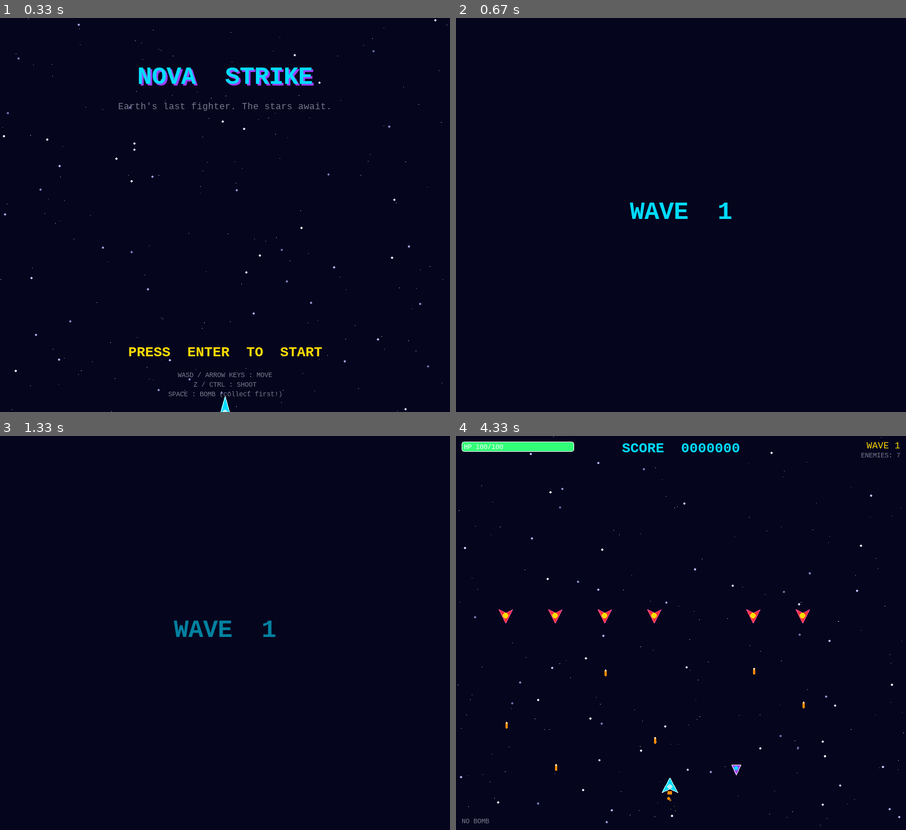
Above: before the commit, frames 1-4 (two rows, left to right).
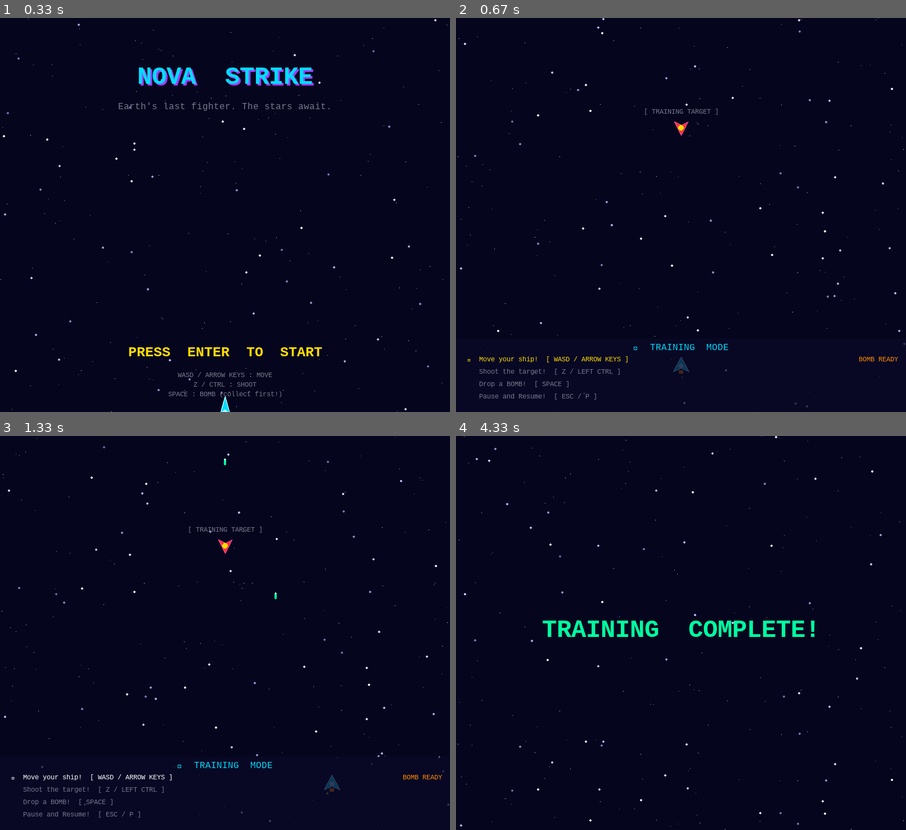
Above: after the commit, the same moments.

Repository: Nolwazee/Nova-Strike-2D-Pygame
Game: pygame game, started from game.py
Two runs of this game, one before a commit and one after it. Both use one fixed random seed, a clock stepped at 60 frames per second and the inputs below.
Inputs:
- Up to frame 1 (0.33 s): no input
- Up to frame 2 (0.67 s): tap Enter at 0.33 s
- Up to frame 3 (1.33 s): hold Z 0.67-1.13 s; hold Right 0.67-1.13 s; hold Right from 1.17 s (still down)
- Up to frame 4 (4.33 s): release Right at 1.63 s; hold Up 1.67-1.97 s; hold Right 2-2.47 s; hold Left 2.5-3.03 s; hold Down 3.07-3.37 s; tap Space at 3.4 s; tap P at 3.73 s; tap R at 4.07 s

Frame 1 is identical in both runs. In frame 2, 1.3% of the frame differs, in the area x 0-100%, y 0-100%; in frame 3, 1.3%; in frame 4, 3.0%.

Commit message:
Add tutorial stage, Star Wars story crawl, boss phase system, mandatory wave clearance

Diff:
--- a/game.py
+++ b/game.py
@@ -396,6 +396,10 @@
         self.dir = 1  # for boss side movement
         self.entry_y = -self.h  # start off-screen
         self.entered = False
+        # Boss phase system
+        self.boss_phase = 0      # 0, 1, 2
+        self.boss_shot_count = 0 # shots fired in current phase
+        self.boss_angle = 0      # for circular movement
 
     def rect(self):
         return pygame.Rect(int(self.x), int(self.y), self.w, self.h)
@@ -420,10 +424,22 @@
         elif self.etype == "boss":
             self.move_timer += 1
             self.y = min(self.y + 0.5, 60)
-            # Hover side to side
-            self.x += self.speed * self.dir
-            if self.x < 0 or self.x > W - self.w:
-                self.dir *= -1
+            if self.boss_phase == 0:
+                # Phase 1: slow horizontal hover
+                self.x += self.speed * self.dir
+                if self.x < 0 or self.x > W - self.w:
+                    self.dir *= -1
+            elif self.boss_phase == 1:
+                # Phase 2: fast diagonal zigzag
+                self.x += self.speed * 2.5 * self.dir
+                if self.x < 0 or self.x > W - self.w:
+                    self.dir *= -1
+                    self.y = min(self.y + 8, 120)
+            elif self.boss_phase == 2:
+                # Phase 3: circular figure-8 hover
+                self.boss_angle += 0.03
+                self.x = W // 2 - self.w // 2 + math.sin(self.boss_angle) * 200
+                self.y = 60 + math.sin(self.boss_angle * 2) * 30
 
         # Shooting
         self.shoot_timer -= 1
@@ -432,12 +448,38 @@
             cx = int(self.x + self.w // 2)
             cy = int(self.y + self.h)
             if self.etype == "boss":
-                # 3-way shot
-                for angle in [-20, 0, 20]:
-                    rad = math.radians(90 + angle)
-                    vx = math.cos(rad) * self.bullet_spd
-                    vy = math.sin(rad) * self.bullet_spd
-                    bullets.append(Bullet(cx, cy, vy, RED, "enemy", vx))
+                if self.boss_phase == 0:
+                    # Phase 1: 3-way spread
+                    for angle in [-20, 0, 20]:
+                        rad = math.radians(90 + angle)
+                        vx = math.cos(rad) * self.bullet_spd
+                        vy = math.sin(rad) * self.bullet_spd
+                        bullets.append(Bullet(cx, cy, vy, RED, "enemy", vx))
+                elif self.boss_phase == 1:
+                    # Phase 2: 5-way wide fan
+                    for angle in [-40, -20, 0, 20, 40]:
+                        rad = math.radians(90 + angle)
+                        vx = math.cos(rad) * self.bullet_spd
+                        vy = math.sin(rad) * self.bullet_spd
+                        bullets.append(Bullet(cx, cy, vy, ORANGE, "enemy", vx))
+                elif self.boss_phase == 2:
+                    # Phase 3: aimed shot at player + 2 flanking shots
+                    dx = player_x - cx
+                    dy = player_y - cy
+                    dist = max(1, math.hypot(dx, dy))
+                    vx_aim = (dx / dist) * self.bullet_spd
+                    vy_aim = (dy / dist) * self.bullet_spd
+                    bullets.append(Bullet(cx, cy, vy_aim, PURPLE, "enemy", vx_aim))
+                    # Flanking
+                    for angle_offset in [-30, 30]:
+                        rad = math.atan2(dy, dx) + math.radians(angle_offset)
+                        bullets.append(Bullet(cx, cy, math.sin(rad) * self.bullet_spd,
+                                              PINK, "enemy", math.cos(rad) * self.bullet_spd))
+                # Cycle phase after every 3 shots
+                self.boss_shot_count += 1
+                if self.boss_shot_count >= 3:
+                    self.boss_shot_count = 0
+                    self.boss_phase = (self.boss_phase + 1) % 3
             else:
                 bullets.append(Bullet(cx, cy, self.bullet_spd, ORANGE, "enemy"))
 
@@ -577,6 +619,266 @@
 
 
 # ─── SCREENS ─────────────────────────────────────────────────────────────────
+
+def story_crawl():
+    """Star Wars-style scrolling story intro for Wave 1."""
+    stars = draw_star_field(200)
+    crawl_lines = [
+        "",
+        "A long time ago, in a galaxy",
+        "under siege...",
+        "",
+        "",
+        "N O V A   S T R I K E",
+        "",
+        "",
+        "Humanity is on the brink",
+        "of extinction.",
+        "",
+        "An unstoppable alien race",
+        "known as the VOID ARMADA",
+        "has invaded Earth,",
+        "destroying cities, countries",
+        "and military defenses",
+        "worldwide.",
+        "",
+        "As Earth's final fighter pilot,",
+        "you are humanity's last hope.",
+        "",
+        "Wave after wave of enemy ships",
+        "descend from deep space.",
+        "",
+        "Your mission:",
+        "",
+        "      Survive.",
+        "      Defend Earth.",
+        "      Destroy the alien fleet.",
+        "      Defeat the invasion.",
+        "",
+        "",
+        "",
+    ]
+
+    line_h = 32
+    total_h = len(crawl_lines) * line_h
+    scroll_y = float(H)          # starts below screen
+    scroll_speed = 1.2
+    font_crawl_title = pygame.font.SysFont("consolas", 32, bold=True)
+    font_crawl = pygame.font.SysFont("consolas", 20)
+
+    # Perspective gradient mask
+    fade_surf = pygame.Surface((W, H), pygame.SRCALPHA)
+    for fy in range(H):
+        alpha = int(255 * (fy / H) ** 1.5)
+        fade_surf.fill((5, 5, 30, 255 - alpha), (0, fy, W, 1))
+
+    while True:
+        for ev in pygame.event.get():
+            if ev.type == pygame.QUIT: pygame.quit(); sys.exit()
+            if ev.type == pygame.KEYDOWN:
+                if ev.key in (pygame.K_RETURN, pygame.K_SPACE, pygame.K_ESCAPE):
+                    return
+
+        screen.fill((0, 0, 0))
+        scroll_stars(stars)
+        draw_stars(screen, stars)
+
+        # Draw crawl lines
+        for i, line in enumerate(crawl_lines):
+            y = int(scroll_y) + i * line_h
+            if y < -line_h or y > H:
+                continue
+            is_title = (line.strip() == "N O V A   S T R I K E")
+            font_use = font_crawl_title if is_title else font_crawl
+            col = CYAN if is_title else YELLOW
+            txt = font_use.render(line, True, col)
+            # Fade out top
+            fade = max(0, min(255, y * 3))
+            txt.set_alpha(fade)
+            screen.blit(txt, (W // 2 - txt.get_width() // 2, y))
+
+        # Overlay perspective fade
+        screen.blit(fade_surf, (0, 0))
+
+        # Skip hint
+        hint = font_tiny.render("PRESS SPACE / ENTER TO SKIP", True, GREY)
+        screen.blit(hint, (W // 2 - hint.get_width() // 2, H - 30))
+
+        pygame.display.flip()
+        clock.tick(FPS)
+        scroll_y -= scroll_speed
+
+        # Auto-end when all text has scrolled off
+        if scroll_y + total_h < 0:
+            return
+
+
+def tutorial_stage():
+    """Level 0 — Interactive tutorial teaching all controls."""
+    stars = draw_star_field(200)
+    player = Player()
+    bullets = []
+    particles = []
+
+    # Dummy target enemy (can't shoot, high HP)
+    dummy = Enemy("basic", W // 2 - 15, 180, wave=1)
+    dummy.entered = True
+    dummy.hp = 9999
+    dummy.shoot_rate = 99999  # never shoots
+    dummy.shoot_timer = 99999
+
+    # Tutorial steps: (description, completion_fn)
+    steps = [
+        ("Move your ship!  [ WASD / ARROW KEYS ]",   None),
+        ("Shoot the target!  [ Z / LEFT CTRL ]",     None),
+        ("Drop a BOMB!  [ SPACE ]",                  None),
+        ("Pause and Resume!  [ ESC / P ]",           None),
+    ]
+    step = 0
+    moved_dirs = set()   # track {left, right, up, down}
+    shots_fired = 0
+    bomb_used = False
+    pause_done = False
+
+    # Grant player a bomb for step 3
+    bomb_available = True
+
+    tick = 0
+    clock_tut = pygame.time.Clock()
+
+    while step < len(steps):
+        dt = clock_tut.tick(FPS)
+
+        # ── Events
+        for ev in pygame.event.get():
+            if ev.type == pygame.QUIT: pygame.quit(); sys.exit()
+            if ev.type == pygame.KEYDOWN:
+                if ev.key in (pygame.K_z, pygame.K_LCTRL, pygame.K_RCTRL):
+                    player.shoot(bullets)
+                    shots_fired += 1
+                if ev.key == pygame.K_SPACE and step == 2 and bomb_available:
+                    bomb_available = False
+                    bomb_used = True
+                    # Bomb flash effect
+                    for _ in range(30):
+                        particles.append(Particle(
+                            random.randint(0, W), random.randint(0, H // 2),
+                            random.choice([ORANGE, YELLOW, RED]),
+                            (random.uniform(-5, 5), random.uniform(-3, 3)),
+                            random.randint(20, 45), random.randint(3, 7)
+                        ))
+                if ev.key in (pygame.K_ESCAPE, pygame.K_p) and step == 3:
+                    # Show the pause screen as part of the tutorial
+                    action = pause_screen(screen)
+                    if action == "resume":
+                        pause_done = True
+
+        keys = pygame.key.get_pressed()
+        old_x, old_y = player.x, player.y
+        player.move(keys)
+        player.update()
+        # Track directions moved
+        if player.x < old_x: moved_dirs.add("left")
+        if player.x > old_x: moved_dirs.add("right")
+        if player.y < old_y: moved_dirs.add("up")
+        if player.y > old_y: moved_dirs.add("down")
+        if keys[pygame.K_z] or keys[pygame.K_LCTRL] or keys[pygame.K_RCTRL]:
+            player.shoot(bullets)
+            shots_fired += 1
+
+        # Engine trail
+        if tick % 4 == 0:
+            cx = player.x + player.w // 2
+            cy = player.y + player.h - 4
+            particles.append(Particle(cx + random.randint(-3, 3), cy,
+                                      random.choice([ORANGE, YELLOW]),
+                                      (random.uniform(-0.3, 0.3), random.uniform(1, 2.5)),
+                                      life=random.randint(8, 18), size=random.randint(2, 4)))
+
+        # Update bullets
+        for b in bullets[:]:
+            b.update()
+            if b.y < -20 or b.y > H + 20:
+                bullets.remove(b)
+
+        # Update particles
+        for pt in particles[:]:
+            pt.update()
+            if pt.life <= 0:
+                particles.remove(pt)
+
+        # ── Step completion checks
+        if step == 0 and len(moved_dirs) >= 4:
+            step = 1
+        elif step == 1 and shots_fired >= 5:
+            step = 2
+        elif step == 2 and bomb_used:
+            step = 3
+        elif step == 3 and pause_done:
+            step = 4  # done
+            break
+
+        # ── Draw
+        screen.fill(DARK_BLUE)
+        scroll_stars(stars)
+        draw_stars(screen, stars)
+        for pt in particles: pt.draw(screen)
+        for b in bullets: b.draw(screen)
+
+        # Draw dummy target
+        dummy.draw(screen)
+        # Draw a subtle label above dummy
+        lbl = font_tiny.render("[ TRAINING TARGET ]", True, GREY)
+        screen.blit(lbl, (dummy.x + dummy.w // 2 - lbl.get_width() // 2, dummy.y - 20))
+
+        player.draw(screen)
+
+        # ── Tutorial panel
+        panel_y = H - 130
+        panel = pygame.Surface((W, 130), pygame.SRCALPHA)
+        panel.fill((10, 10, 40, 200))
+        screen.blit(panel, (0, panel_y))
+
+        header = font_small.render("▶  TRAINING  MODE", True, CYAN)
+        screen.blit(header, (W // 2 - header.get_width() // 2, panel_y + 6))
+
+        # Steps list
+        for i, (desc, _) in enumerate(steps):
+            if i < step:
+                col = GREEN
+                prefix = "✓  "
+            elif i == step:
+                col = YELLOW if tick % 60 < 40 else WHITE
+                prefix = "▶  "
+            else:
+                col = GREY
+                prefix = "   "
+            t = font_tiny.render(prefix + desc, True, col)
+            screen.blit(t, (20, panel_y + 30 + i * 22))
+
+        # Bomb indicator
+        bomb_col = ORANGE if bomb_available else GREY
+        bt = font_tiny.render("BOMB READY" if bomb_available else "BOMB USED", True, bomb_col)
+        screen.blit(bt, (W - bt.get_width() - 14, panel_y + 30))
+
+        pygame.display.flip()
+        tick += 1
+
+    # Flash "TRAINING COMPLETE!"
+    for frame in range(100):
+        screen.fill(DARK_BLUE)
+        draw_stars(screen, stars)
+        alpha = 255 if frame < 60 else max(0, 255 - (frame - 60) * 8)
+        msg = font_big.render("TRAINING  COMPLETE!", True, NEON_GREEN)
+        tmp = pygame.Surface(msg.get_size(), pygame.SRCALPHA)
+        tmp.blit(msg, (0, 0))
+        tmp.set_alpha(alpha)
+        screen.blit(tmp, (W // 2 - msg.get_width() // 2, H // 2 - 30))
+        pygame.display.flip()
+        clock_tut.tick(FPS)
+        for ev in pygame.event.get():
+            if ev.type == pygame.QUIT: pygame.quit(); sys.exit()
+
 
 def title_screen():
     stars = draw_star_field(200)
@@ -832,7 +1134,11 @@
         for e in enemies[:]:
             e.update(bullets, player.x + player.w // 2, player.y + player.h // 2)
             if e.y > H + 50:
-                enemies.remove(e)
+                # Wrap back to top — must be killed to clear the wave
+                e.y = -e.h - random.randint(10, 80)
+                e.x = random.randint(0, W - e.w)
+                e.entered = False
+                e.entry_y = random.randint(40, 150)
                 continue
 
             # Enemy bullets vs player
@@ -971,11 +1277,15 @@
 
 def main():
     title_screen()
+    # First run: show tutorial then story crawl
+    tutorial_stage()
+    story_crawl()
+    first_run = True
     while True:
         result = run_game()
         if result == "quit":
             break
-        # "retry" loops back
+        # On retry, skip tutorial and story crawl — go straight back into the game
 
     pygame.quit()
     sys.exit()
